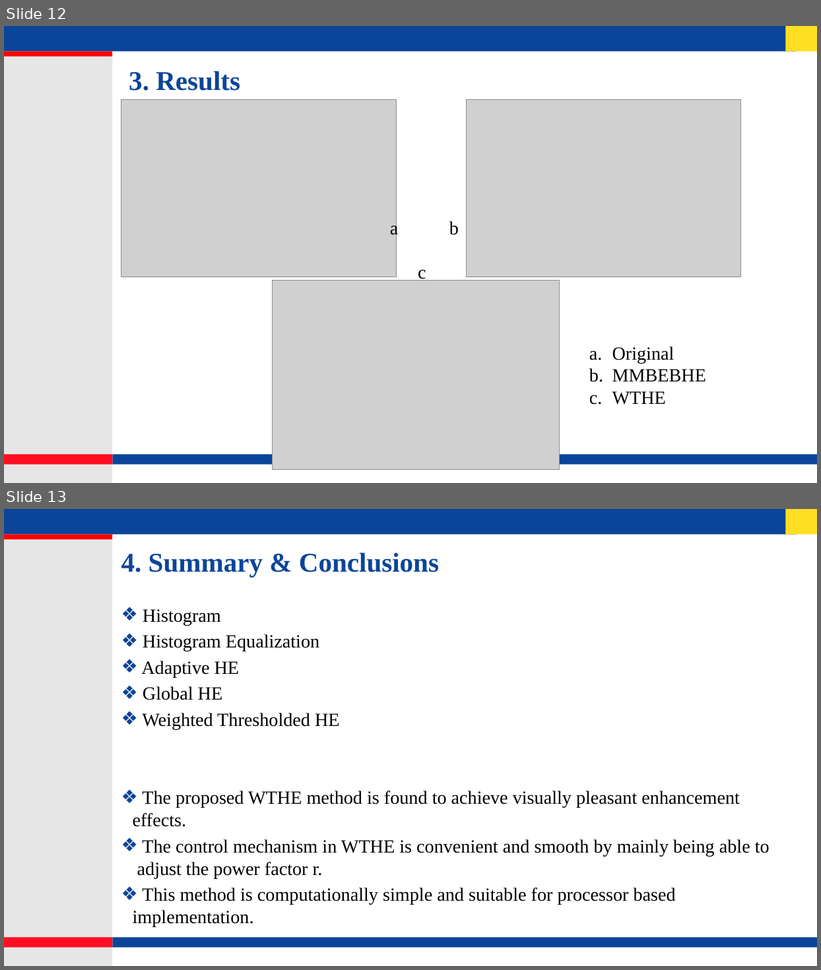
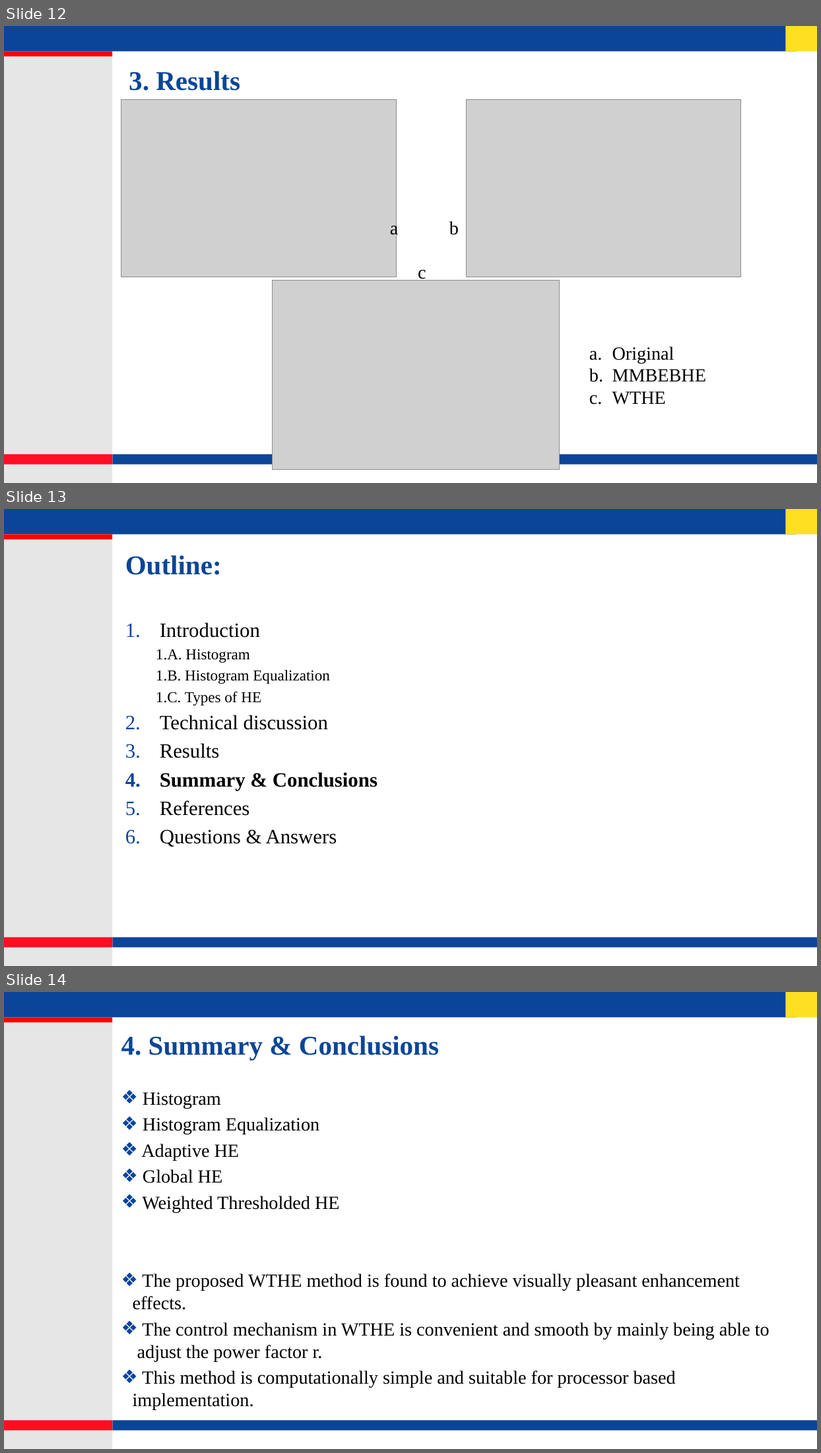
Before and after one commit to lohith921/DIP, a slide deck: Project/Presentation.pptx. Shown one above the other, each under a label of ours: slides 12 and 13 before the commit, slides 12, 13 and 14 after it. The pictures are 821x970 and 821x1453 pixels, drawn with LibreOffice and Linux fonts; fonts in the diff are those of the drawing; grey boxes stand for pictures; background and template pictures are left out. Boxes give left, top, right and bottom in pixels: in the first picture for what was removed or moved away, otherwise in the second. Text is boxed around its words. In the diff, an @@ line names an element or a change of style, - is before the commit and + after.

Commit message:
References are added

```diff
--- a/Project/Presentation.pptx
+++ b/Project/Presentation.pptx
@@ slide 13 added at (4,509,817,966), background #FFFFFF; not listed: 6 template elements that a slide beside it also shows @@
@@ title added at (125,555,222,575), 32 pt, text #0B4599, bold @@
+Outline:
@@ text added at (156,623,378,847), 24 pt, text #000000 @@
+1. Introduction
+  1.A. Histogram
+  1.B. Histogram Equalization
+  1.C. Types of HE
+2. Technical discussion
+3. Results
+4. Summary & Conclusions
+5. References
+6. Questions & Answers
@@ what was slide 13 is now slide 14 @@
```
Also in this commit, not shown: 4 slides changed, 2 other slides added.
